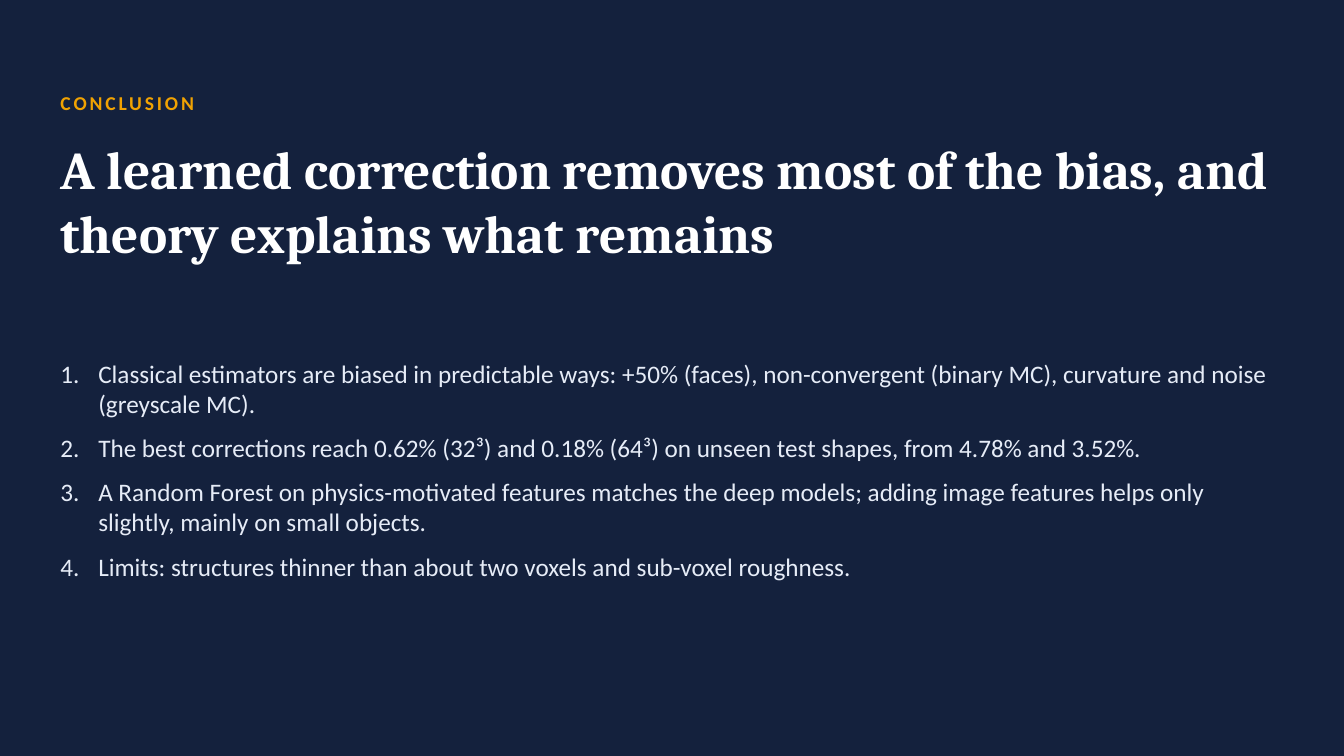
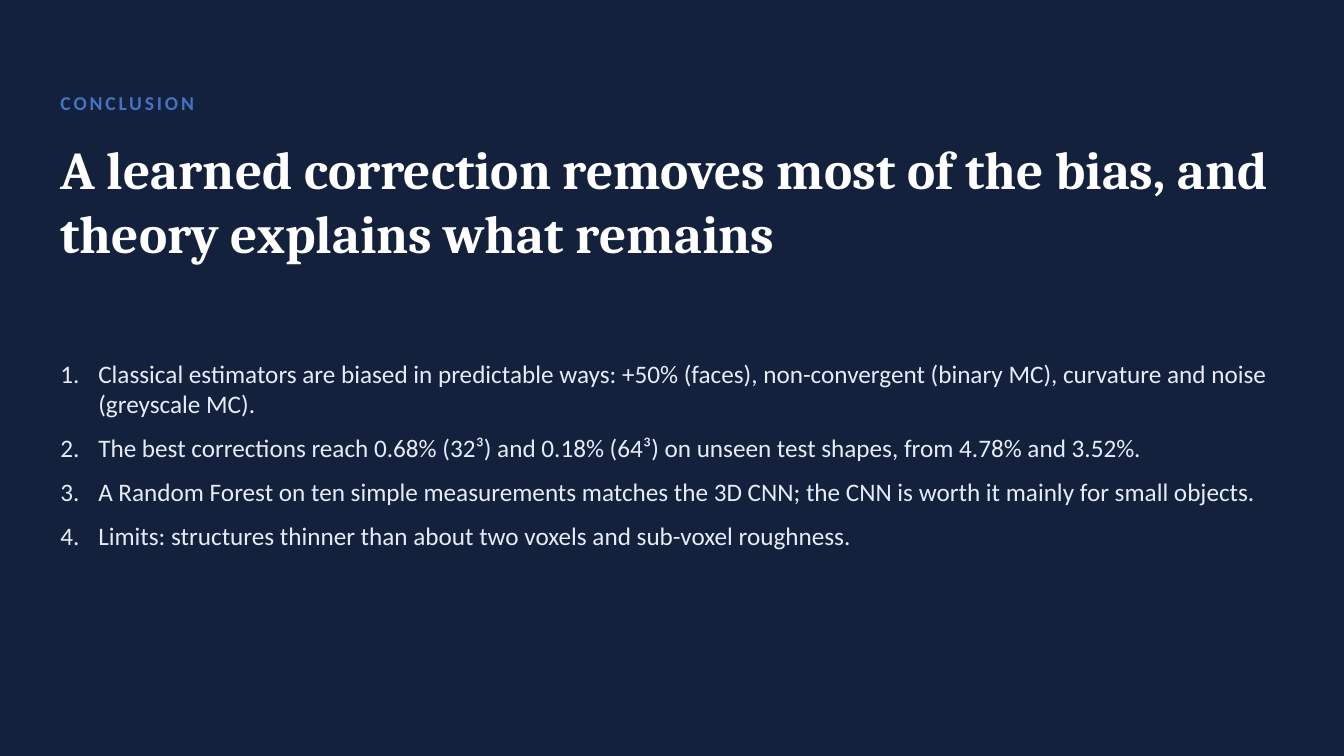
Before and after one commit to manasj756/AI-Based-3D-Surface-Area-Estimation, a slide deck: slide 14 of slides/Project51_ManasJain.pptx. Drawn at 1344x756 pixels with LibreOffice and Linux fonts; fonts in the diff are those of the drawing. Boxes give left, top, right and bottom in pixels: in the first picture for what was removed or moved away, otherwise in the second. Text is boxed around its words. In the diff, an @@ line names an element or a change of style, - is before the commit and + after.

Commit message:
Move derivations to appendix, remove hybrid model

```diff
--- a/slides/Project51_ManasJain.pptx
+++ b/slides/Project51_ManasJain.pptx
@@ text "CONCLUSION" at (60,97,193,110): text colour #F0A202 to #4472C4 @@
@@ text at (98,437,1254,506): text changed @@
-2. The best corrections reach 0.62% (32³) and 0.18% (64³) on unseen test shapes, from 4.78% and 3.52%.
-3. A Random Forest on physics-motivated features matches the deep models; adding image features helps only slightly, mainly on small objects.
+2. The best corrections reach 0.68% (32³) and 0.18% (64³) on unseen test shapes, from 4.78% and 3.52%.
+3. A Random Forest on ten simple measurements matches the 3D CNN; the CNN is worth it mainly for small objects.
```
Also in this commit, not shown: 15 other slides changed, 47 other files.
